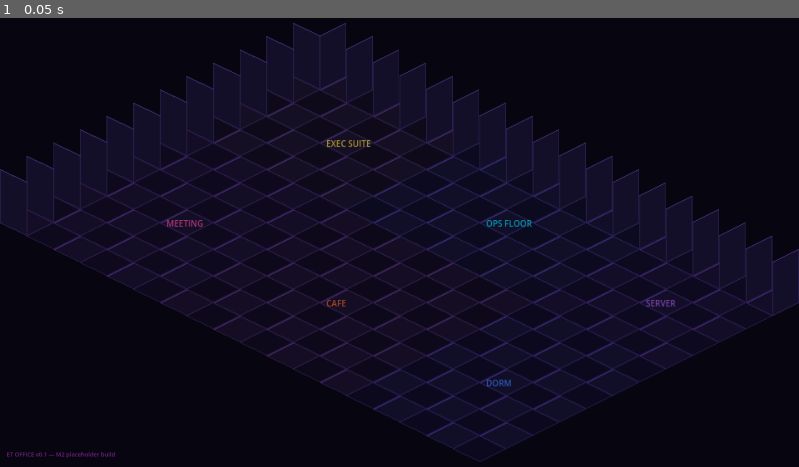
Above: before the commit, frame 1.
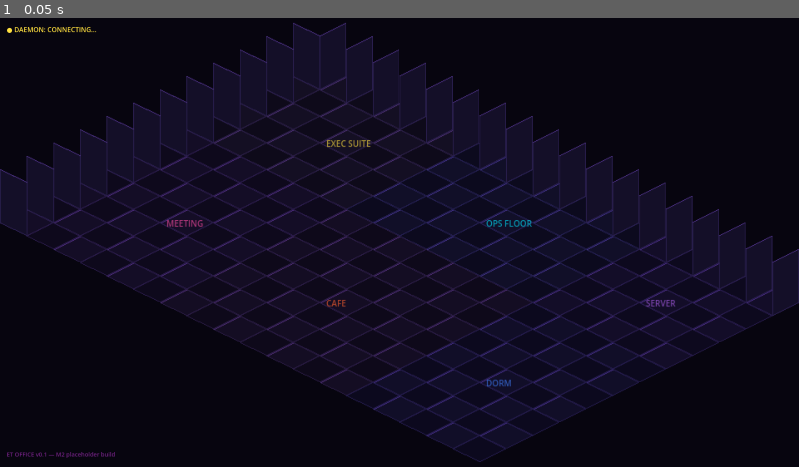
Above: after the commit, the same moment.

Repository: b2cm92ts5k-alt/et-office-desktop
Game: Godot game, scene res://scenes/office_floor.tscn
Two runs of this game, one before a commit and one after it. Both use one fixed random seed, a clock stepped at 60 frames per second and the inputs below.
Inputs:
- Up to frame 1 (0.05 s): no input

The runs differ from the first frame. In frame 1, less than 0.1% of the frame differs, in the area x 0-13%, y 2-4%.

Commit message:
M2-10: WebSocket event client — daemon <-> Godot link working
- scripts/event_client.gd — WebSocketPeer client to ws://localhost:8797/ws,
  auto-reconnect every 3s (fresh WebSocketPeer per attempt — closed peers are
  not reusable), separates replay events (journal) from live events,
  PROCESS_MODE_ALWAYS so events keep flowing during fullscreen pause
- office_floor.gd — daemon status indicator + last-5-events HUD ticker
  (visual proof + M3 debugging aid)

Verified end-to-end: Godot started BEFORE daemon -> reconnected on its own;
POST /event and POST /task flowed through CrewAI routing (design a neon logo
keyword-matched to ET Designer) and rendered live on the wallpaper HUD.

Closes #33

Co-Authored-By: Claude Fable 5 <noreply@anthropic.com>

Diff:
--- a/godot/scenes/office_floor.tscn
+++ b/godot/scenes/office_floor.tscn
@@ -1,8 +1,9 @@
-[gd_scene load_steps=4 format=3]
+[gd_scene load_steps=5 format=3]
 
 [ext_resource type="Script" path="res://scripts/office_floor.gd" id="1"]
 [ext_resource type="Script" path="res://scripts/wallpaper_manager.gd" id="2"]
 [ext_resource type="Script" path="res://scripts/office_builder.gd" id="3"]
+[ext_resource type="Script" path="res://scripts/event_client.gd" id="4"]
 
 [node name="OfficeFloor" type="Node2D"]
 script = ExtResource("1")
@@ -10,6 +11,10 @@
 [node name="WallpaperManager" type="Node" parent="."]
 process_mode = 3
 script = ExtResource("2")
+
+[node name="EventClient" type="Node" parent="."]
+process_mode = 3
+script = ExtResource("4")
 
 [node name="BackgroundLayer" type="CanvasLayer" parent="."]
 layer = -1
@@ -43,3 +48,20 @@
 theme_override_colors/font_color = Color(0.878431, 0.25098, 0.984314, 0.5)
 theme_override_font_sizes/font_size = 14
 text = "ET OFFICE v0.1 — M2 placeholder build"
+
+[node name="DaemonStatus" type="Label" parent="HudLayer"]
+offset_left = 16.0
+offset_top = 16.0
+offset_right = 500.0
+offset_bottom = 40.0
+theme_override_font_sizes/font_size = 16
+text = "● DAEMON: ..."
+
+[node name="EventTicker" type="Label" parent="HudLayer"]
+offset_left = 16.0
+offset_top = 44.0
+offset_right = 500.0
+offset_bottom = 170.0
+theme_override_colors/font_color = Color(0.6, 0.5, 0.8, 0.85)
+theme_override_font_sizes/font_size = 13
+text = ""
--- /dev/null
+++ b/godot/scripts/event_client.gd
@@ -0,0 +1,78 @@
+extends Node
+## WebSocket client → daemon (M2-10)
+## ต่อ ws://localhost:8797/ws — daemon จะ replay journal 100 events ล่าสุดให้เอง
+## ตอน connect (event มี "replay": true) แล้ว stream realtime ต่อ
+## หลุดเมื่อไหร่ retry อัตโนมัติทุก RECONNECT_DELAY วินาที
+
+signal event_received(event: Dictionary)
+signal replay_event(event: Dictionary)
+signal connected
+signal disconnected
+
+const DAEMON_WS_URL := "ws://localhost:8797/ws"
+const RECONNECT_DELAY := 3.0
+
+var _socket := WebSocketPeer.new()
+var _state := "disconnected"  # disconnected / connecting / connected
+var _retry_timer: Timer
+
+
+func _ready() -> void:
+	# รับ event ต่อแม้ tree pause (fullscreen pause) — จะได้ไม่พลาด state จาก daemon
+	process_mode = Node.PROCESS_MODE_ALWAYS
+	_retry_timer = Timer.new()
+	_retry_timer.one_shot = true
+	_retry_timer.wait_time = RECONNECT_DELAY
+	_retry_timer.process_mode = Node.PROCESS_MODE_ALWAYS
+	_retry_timer.timeout.connect(_connect_to_daemon)
+	add_child(_retry_timer)
+	_connect_to_daemon()
+
+
+func _connect_to_daemon() -> void:
+	var err := _socket.connect_to_url(DAEMON_WS_URL)
+	if err != OK:
+		_schedule_retry()
+		return
+	_state = "connecting"
+
+
+func _process(_delta: float) -> void:
+	if _state == "disconnected":
+		return
+	_socket.poll()
+	match _socket.get_ready_state():
+		WebSocketPeer.STATE_OPEN:
+			if _state != "connected":
+				_state = "connected"
+				print("[ws] connected to daemon")
+				connected.emit()
+			while _socket.get_available_packet_count() > 0:
+				_handle_packet(_socket.get_packet().get_string_from_utf8())
+		WebSocketPeer.STATE_CLOSED:
+			if _state == "connected":
+				print("[ws] connection lost — retrying in %.0fs" % RECONNECT_DELAY)
+				disconnected.emit()
+			_schedule_retry()
+
+
+func _handle_packet(text: String) -> void:
+	var data: Variant = JSON.parse_string(text)
+	if typeof(data) != TYPE_DICTIONARY:
+		return
+	var event := data as Dictionary
+	if event.get("replay", false):
+		replay_event.emit(event)
+	else:
+		event_received.emit(event)
+
+
+func _schedule_retry() -> void:
+	_state = "disconnected"
+	_socket = WebSocketPeer.new()  # ตัวเก่า reuse ไม่ได้หลัง close
+	if _retry_timer.is_stopped():
+		_retry_timer.start()
+
+
+func is_daemon_connected() -> bool:
+	return _state == "connected"
--- a/godot/scripts/office_floor.gd
+++ b/godot/scripts/office_floor.gd
@@ -1,7 +1,48 @@
 extends Node2D
-## Main scene boot (placeholder จนกว่า isometric office จะมาใน M2-5..M2-7)
+## Main scene boot — เชื่อม event client เข้า HUD (agent choreography มาใน M3)
+
+@onready var _status_label: Label = $HudLayer/DaemonStatus
+@onready var _ticker_label: Label = $HudLayer/EventTicker
+@onready var _events: Node = $EventClient
+
+var _ticker_lines: Array[String] = []
 
 
 func _ready() -> void:
 	print("[office] ET Office booted — wallpaper_mode=%s" % str(
 		$WallpaperManager.wallpaper_mode))
+	_events.connected.connect(_on_daemon_connected)
+	_events.disconnected.connect(_on_daemon_disconnected)
+	_events.event_received.connect(_on_event)
+	_status_label.text = "● DAEMON: CONNECTING..."
+	_status_label.add_theme_color_override("font_color", Color("#ffe040"))
+
+
+func _on_daemon_connected() -> void:
+	_status_label.text = "● DAEMON: ONLINE"
+	_status_label.add_theme_color_override("font_color", Color("#00ff9f"))
+
+
+func _on_daemon_disconnected() -> void:
+	_status_label.text = "● DAEMON: OFFLINE — reconnecting"
+	_status_label.add_theme_color_override("font_color", Color("#ff4060"))
+
+
+func _on_event(event: Dictionary) -> void:
+	var type := str(event.get("type", "?"))
+	var data: Dictionary = event.get("data", {})
+	var line := type
+	match type:
+		"agent.status":
+			line = "%s → %s" % [str(data.get("agent_id", "?")).substr(0, 6),
+								str(data.get("status", "?"))]
+		"task.routing":
+			line = "task → %s" % str(data.get("agent", "?"))
+		"task.completed":
+			line = "task done ✓"
+		"task.failed":
+			line = "task failed ✗"
+	_ticker_lines.append(line)
+	if _ticker_lines.size() > 5:
+		_ticker_lines.pop_front()
+	_ticker_label.text = "\n".join(_ticker_lines)
